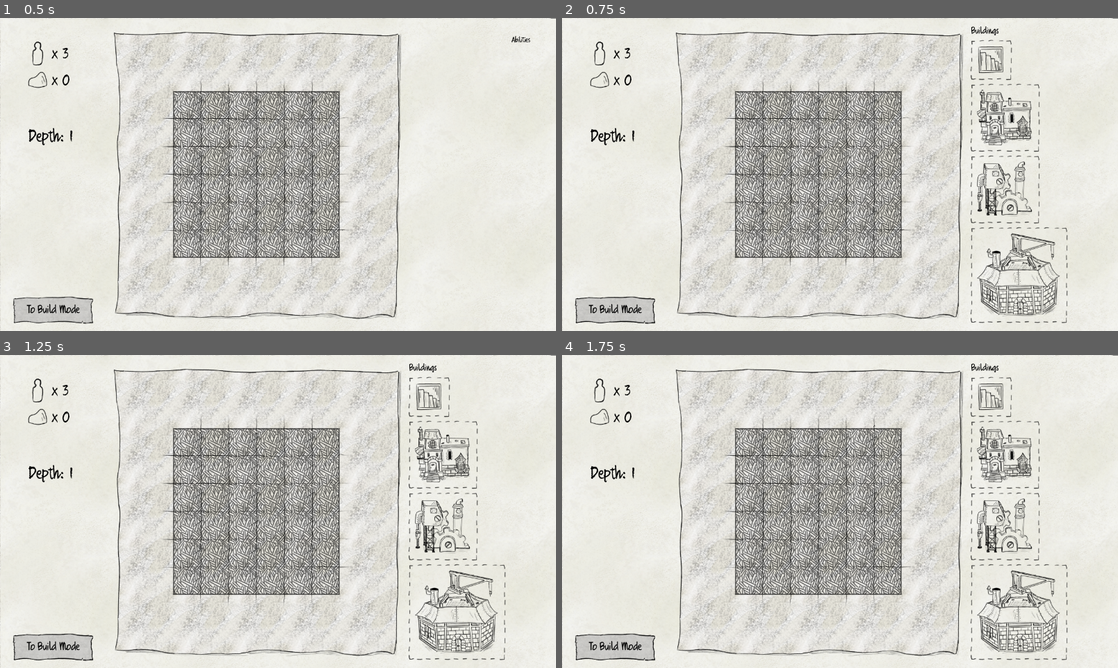
Above: before the commit, frames 1-4 (two rows, left to right).
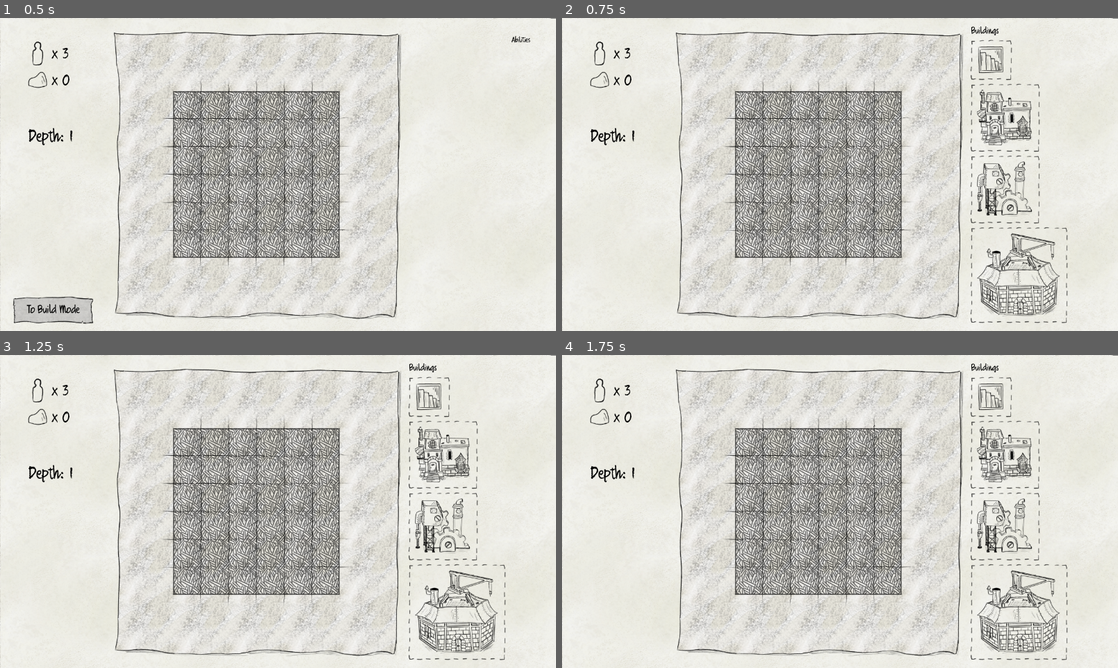
Above: after the commit, the same moments.

Repository: e-lain/MinesweeperDwarves
Game: Godot game, scene res://Main.tscn
The game is run twice, just before and just after one commit, with the same random seed, the same clock (stepped at 60 frames per second) and the same inputs.
Inputs (mouse positions are in pixels of both pictures, inside the frame that each line leads up to):
- Up to frame 1 (0.5 s): no input
- Up to frame 2 (0.75 s): click "To Build Mode" at 0.5 s
- Up to frame 3 (1.25 s): no input
- Up to frame 4 (1.75 s): click (617, 646) at 1.25 s, where only the run before the commit has a clickable "To Build Mode"

Frame 1 is identical in both runs. In frame 2, 1.2% of the frame differs, in the area x 2-17%, y 88-98%; in frame 3, 1.2%; in frame 4, 1.2%.

Commit message:
Hitting a bomb triggers restart popup

Diff:
--- a/Main.gd
+++ b/Main.gd
@@ -3,6 +3,10 @@
 @onready var depth_label = $CanvasLayer/UI/Depth
 @onready var population_label = $CanvasLayer/UI/Resources/PopulationBox/Population
 @onready var stone_label =$CanvasLayer/UI/Resources/StoneBox/Stone
+@onready var mine_hit_popup = $CanvasLayer/MineHitPopup
+@onready var greyout = $CanvasLayer/ColorRect
+@onready var enter_build_mode_button = $CanvasLayer/UI/EndLevelBtn
+
 
 var Board = preload("res://board.tscn")
 
@@ -35,6 +39,7 @@
 	var offset = Vector2(center.x-(b.rows * b.TILE_SIZE/2), center.y-(b.columns * b.TILE_SIZE/2))
 	b.position = offset
 	b.create_grid_lines()
+	b.mine_animation_complete.connect(on_mine_animation_complete)
 	boards.push_back(b)
 
 # Called when the node enters the scene tree for the first time.
@@ -56,10 +61,22 @@
 	print("MAIN SCENE RECEIVED NEXT LEVEL CALL")
 	depth += 1
 	generate_board(depth)
+	enter_build_mode_button.show()
 
 func _on_end_level_btn_pressed():
 	if boards[len(boards)-1].build_mode == false:
 		boards[len(boards)-1].enter_build_mode()
+		enter_build_mode_button.hide()
 		print("MANUALLY ENTERING BUILD MODE")
 	else:
 		print("ALREADY IN BUILD MODE")
+
+func on_mine_animation_complete():
+	mine_hit_popup.visible = true
+	greyout.visible = true
+
+func _on_mine_hit_restart_level_pressed():
+	mine_hit_popup.visible = false
+	greyout.visible = false
+	boards[boards.size() - 1].queue_free()
+	generate_board(depth)
--- a/Main.tscn
+++ b/Main.tscn
@@ -11,6 +11,7 @@
 [ext_resource type="FontFile" uid="uid://m1fwnp6qsmnn" path="res://Assets/UI/Quikhand.ttf" id="6_rv3xe"]
 [ext_resource type="PackedScene" uid="uid://doi658hn04jhv" path="res://UI/popup.tscn" id="7_703se"]
 [ext_resource type="Script" path="res://AbilityMenu.gd" id="9_3lmso"]
+[ext_resource type="PackedScene" uid="uid://cbn0lpatmkt08" path="res://UI/MineHitPopup.tscn" id="12_4reet"]
 
 [sub_resource type="StyleBoxTexture" id="StyleBoxTexture_p42ak"]
 texture = ExtResource("6_nia6k")
@@ -232,8 +233,42 @@
 offset_bottom = 67.0
 text = "Abilities"
 
+[node name="ColorRect" type="ColorRect" parent="CanvasLayer"]
+visible = false
+anchors_preset = 15
+anchor_right = 1.0
+anchor_bottom = 1.0
+grow_horizontal = 2
+grow_vertical = 2
+color = Color(0, 0, 0, 0.333333)
+
+[node name="MineHitPopup" parent="CanvasLayer" instance=ExtResource("12_4reet")]
+visible = false
+anchors_preset = 8
+anchor_left = 0.5
+anchor_top = 0.5
+anchor_right = 0.5
+anchor_bottom = 0.5
+offset_left = -143.0
+offset_top = -83.0
+offset_right = 56.9999
+offset_bottom = 63.0
+grow_horizontal = 2
+grow_vertical = 2
+rotation = -0.0543328
+
+[node name="PopulationBox" parent="CanvasLayer/MineHitPopup" index="2"]
+layout_mode = 0
+offset_left = 74.7352
+offset_top = 62.1503
+offset_right = 110.735
+offset_bottom = 84.1503
+
 [connection signal="pressed" from="CanvasLayer/UI/EndLevelBtn" to="." method="_on_end_level_btn_pressed"]
 [connection signal="build" from="CanvasLayer/BuildMenu/VBoxContainer/Staircase" to="." method="build"]
 [connection signal="build" from="CanvasLayer/BuildMenu/VBoxContainer/House" to="." method="build"]
 [connection signal="build" from="CanvasLayer/BuildMenu/VBoxContainer/Quarry" to="." method="build"]
 [connection signal="build" from="CanvasLayer/BuildMenu/VBoxContainer/Workshop" to="." method="build"]
+[connection signal="pressed" from="CanvasLayer/MineHitPopup/Button" to="." method="_on_mine_hit_restart_level_pressed"]
+
+[editable path="CanvasLayer/MineHitPopup"]
--- a/UI.tres
+++ b/UI.tres
@@ -3,6 +3,8 @@
 [ext_resource type="FontFile" uid="uid://m1fwnp6qsmnn" path="res://Assets/UI/Quikhand.ttf" id="1_2yecv"]
 
 [resource]
+Button/colors/font_color = Color(0, 0, 0, 1)
+Button/fonts/font = ExtResource("1_2yecv")
 Label/colors/font_color = Color(0, 0, 0, 1)
 Label/fonts/font = ExtResource("1_2yecv")
 RichTextLabel/colors/default_color = Color(0, 0, 0, 1)
--- /dev/null
+++ b/UI/MineHitPopup.tscn
@@ -0,0 +1,97 @@
+[gd_scene load_steps=7 format=3 uid="uid://cbn0lpatmkt08"]
+
+[ext_resource type="Theme" uid="uid://b6iv3a38m6uhb" path="res://UI.tres" id="1_sc2v7"]
+[ext_resource type="Texture2D" uid="uid://d0o6bpct5y38h" path="res://Assets/UI/Popup.png" id="2_4afkn"]
+[ext_resource type="Texture2D" uid="uid://j7h3rx30o7hw" path="res://Assets/UI/DottedLine9Patch.png" id="4_ij052"]
+[ext_resource type="Texture2D" uid="uid://du5p0tvlhojks" path="res://Assets/UI/PopIcon.png" id="4_rebtq"]
+
+[sub_resource type="StyleBoxTexture" id="StyleBoxTexture_s7ihv"]
+texture = ExtResource("4_ij052")
+texture_margin_left = 16.0
+texture_margin_top = 17.0
+texture_margin_right = 17.0
+texture_margin_bottom = 16.0
+axis_stretch_horizontal = 1
+axis_stretch_vertical = 1
+
+[sub_resource type="StyleBoxTexture" id="StyleBoxTexture_flcfo"]
+texture = ExtResource("4_ij052")
+texture_margin_left = 16.0
+texture_margin_top = 17.0
+texture_margin_right = 17.0
+texture_margin_bottom = 16.0
+axis_stretch_horizontal = 1
+axis_stretch_vertical = 1
+modulate_color = Color(1, 1, 1, 0.741176)
+
+[node name="MineHitPopup" type="NinePatchRect"]
+offset_right = 200.0
+offset_bottom = 146.0
+theme = ExtResource("1_sc2v7")
+texture = ExtResource("2_4afkn")
+patch_margin_left = 7
+patch_margin_top = 11
+patch_margin_right = 10
+patch_margin_bottom = 11
+axis_stretch_horizontal = 2
+axis_stretch_vertical = 2
+
+[node name="Title" type="Label" parent="."]
+layout_mode = 2
+anchor_top = 0.11
+anchor_right = 1.0
+anchor_bottom = 0.34
+grow_horizontal = 2
+grow_vertical = 2
+text = "You found a bomb!"
+horizontal_alignment = 1
+metadata/_edit_use_anchors_ = true
+
+[node name="Body" type="Label" parent="."]
+layout_mode = 0
+offset_left = 14.0
+offset_top = 40.0
+offset_right = 192.0
+offset_bottom = 66.0
+text = "It Exploded..."
+
+[node name="PopulationBox" type="HBoxContainer" parent="."]
+offset_left = 83.0
+offset_top = 61.0
+offset_right = 119.0
+offset_bottom = 83.0
+size_flags_vertical = 0
+theme_override_constants/separation = 0
+
+[node name="Population" type="TextureRect" parent="PopulationBox"]
+modulate = Color(0, 0, 0, 1)
+layout_mode = 2
+texture = ExtResource("4_rebtq")
+expand_mode = 2
+stretch_mode = 4
+
+[node name="Label" type="Label" parent="PopulationBox"]
+layout_mode = 2
+text = "-1"
+vertical_alignment = 2
+
+[node name="Label" type="Label" parent="."]
+layout_mode = 0
+offset_left = 62.0
+offset_top = 71.0
+offset_right = 102.0
+offset_bottom = 90.0
+
+[node name="Button" type="Button" parent="."]
+layout_mode = 0
+offset_left = 41.0
+offset_top = 82.0
+offset_right = 152.0
+offset_bottom = 132.0
+theme = ExtResource("1_sc2v7")
+theme_override_colors/font_hover_color = Color(0, 0, 0, 0.823529)
+theme_override_styles/normal = SubResource("StyleBoxTexture_s7ihv")
+theme_override_styles/hover = SubResource("StyleBoxTexture_flcfo")
+theme_override_styles/pressed = SubResource("StyleBoxTexture_s7ihv")
+theme_override_styles/focus = SubResource("StyleBoxTexture_s7ihv")
+text = "Restart"
--- a/UI/popup.gd
+++ b/UI/popup.gd
@@ -23,9 +23,6 @@
 	var population_cost = data["population_cost"]
 	var stone_cost = data["stone_cost"]
 
-
-
-
 	if population_cost == 0:
 		population_box.visible = false
 	elif population_cost > 0:
--- a/board.gd
+++ b/board.gd
@@ -1,4 +1,7 @@
 extends Node2D
+
+
+signal mine_animation_complete
 
 @export var grid_line_prefab: PackedScene = preload("res://Prefabs/GridLine.tscn")
 @onready var tilemap: TileMap = $TileMap
@@ -116,7 +119,9 @@
 
 	if tile.is_bomb:
 		get_parent().population -= 1
-		enter_build_mode()
+
+		explode_mine()
+
 		print("TODO: THE PLAYER HAS LOST, BUILD MODE ENGAGED")
 
 	uncover_tile(tile)
@@ -170,6 +175,9 @@
 			if adjacent_tile.is_cover && !tile.is_bomb:
 				uncover_tile(adjacent_tile)
 
+func explode_mine():
+	# TODO: play an animation and emit signal when it finishes
+	mine_animation_complete.emit()
 
 func get_adjacent_tiles(tile: BoardTile) -> Array[BoardTile]:
 	var surroundings: Array[BoardTile] = []
Not shown: 1 places in Main.tscn that only renumber resources
